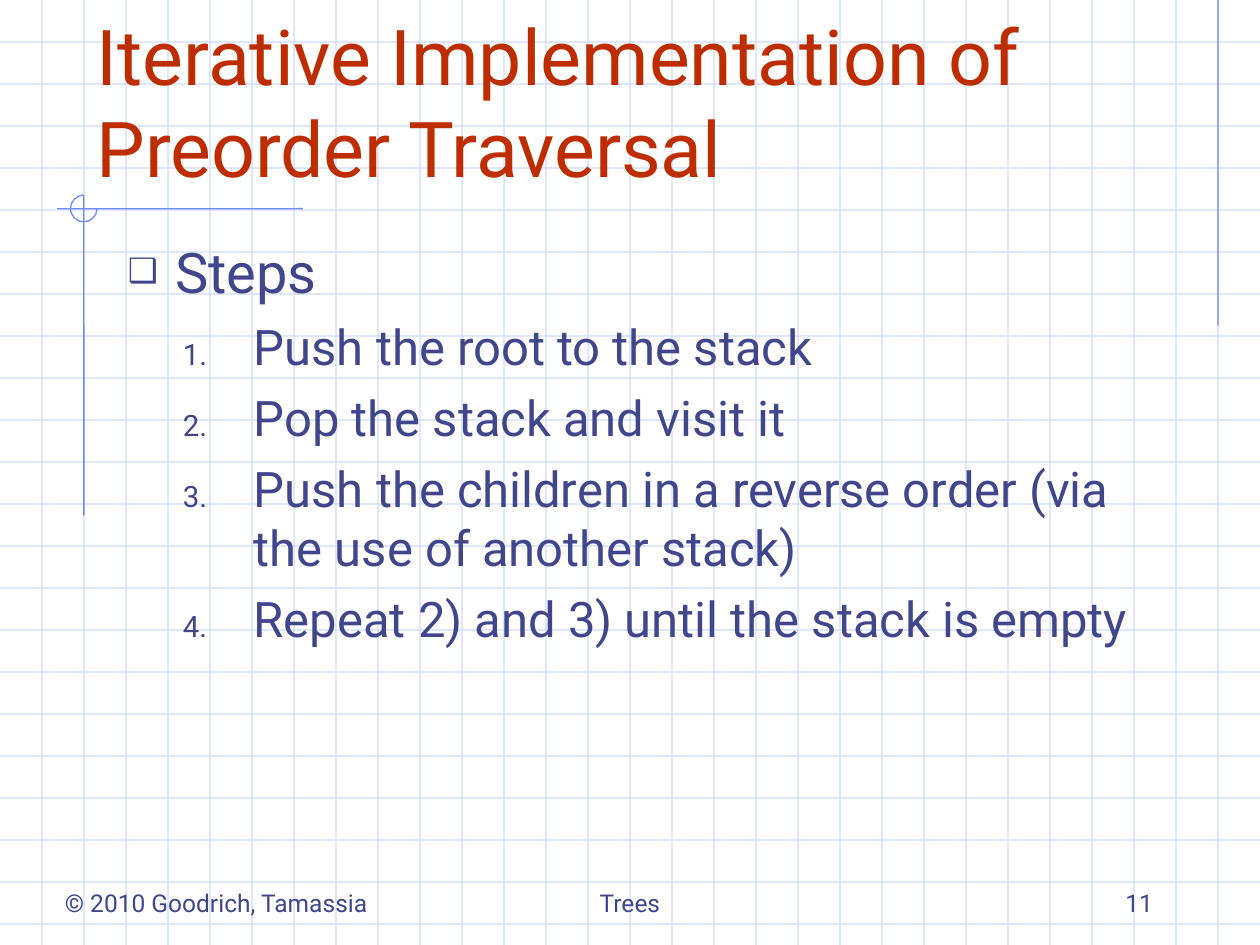
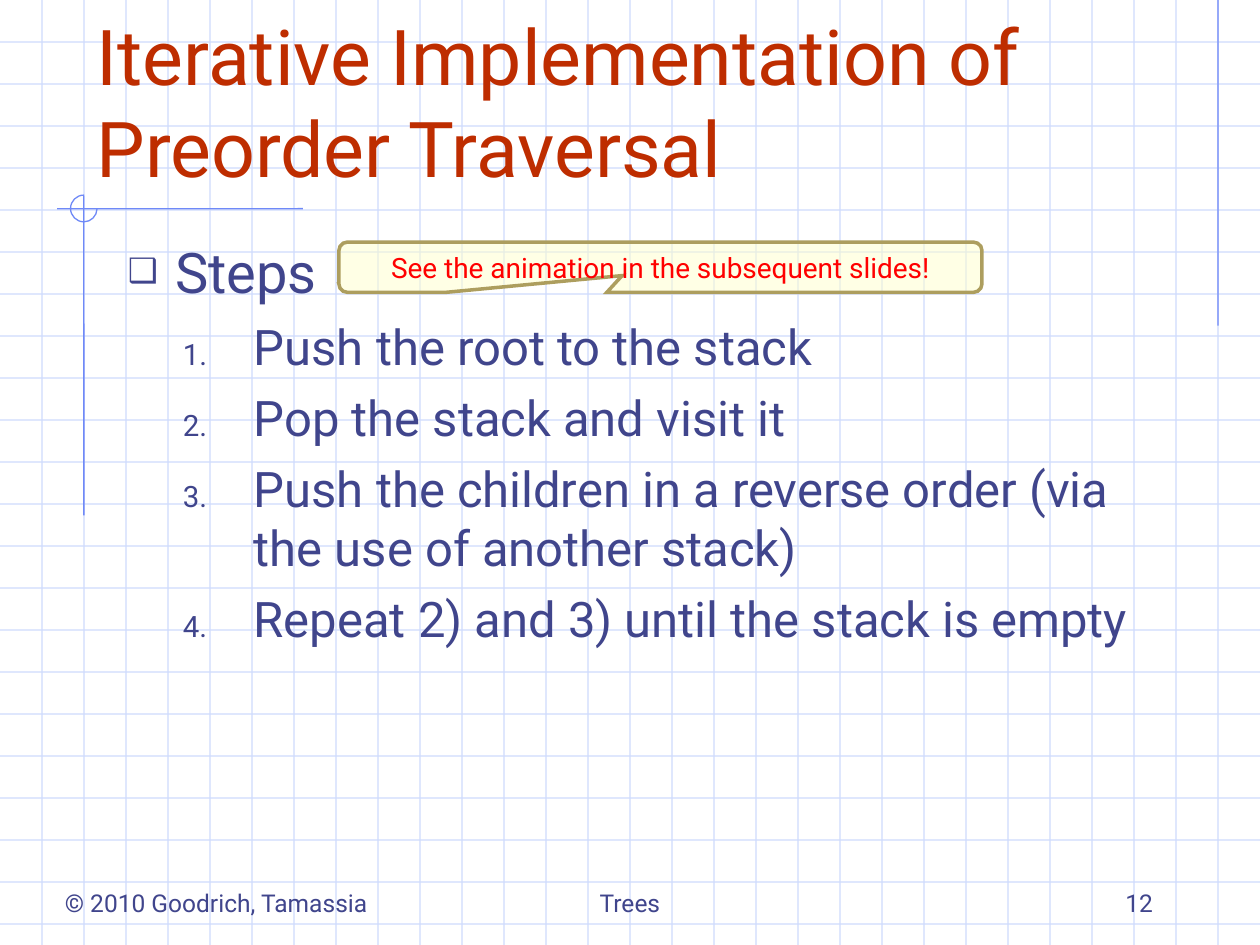
Before and after one commit to ShihKaiHo/DSA, a slide deck: slide 12 of 7.1&2-generalTrees.ppt (slide 11 before the commit). Drawn at 1260x945 pixels with LibreOffice and Linux fonts; fonts in the diff are those of the drawing; background and template pictures are left out. Boxes give left, top, right and bottom in pixels: in the first picture for what was removed or moved away, otherwise in the second. Text is boxed around its words. In the diff, an @@ line names an element or a change of style, - is before the commit and + after.

```diff
--- a/7.1&2-generalTrees.ppt
+++ b/7.1&2-generalTrees.ppt
@@ rounded speech box added at bbox=[339, 242, 982, 292], fill #FFFFCC at 50% opacity, outline #AD9E5E 2.01 pt, 16 pt, text #FF0000 @@
+See the animation in the subsequent slides!
@@ page number at bbox=[1125, 894, 1153, 912]: text changed @@
-11
+12
```
Also in this commit, not shown: 9 other slides changed, 1 slide added, 15 other files.
